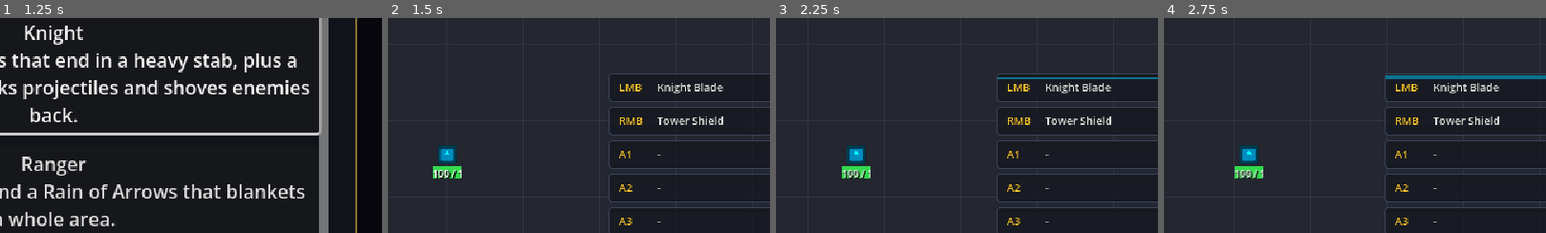
Above: before the commit, frames 1-4 (left to right).
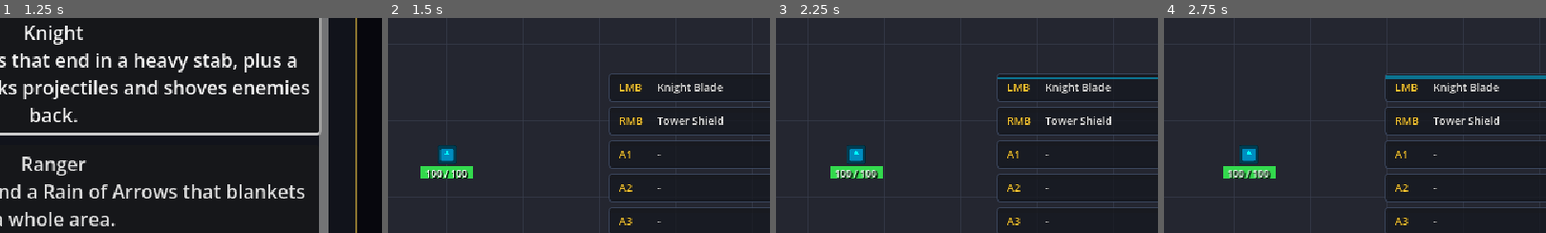
Above: after the commit, the same moments.

Repository: ZiMoar/BKubaj_Godot_Game
Game: Godot game, scene res://src/ui/main_menu.tscn
Two runs of this game, one before a commit and one after it. Both use one fixed random seed, a clock stepped at 60 frames per second and the inputs below. The engine's default icon, where the game draws it, is replaced by a stand-in: a white triangle on a blue panel in a dark square.
Inputs (mouse positions are % of the whole screen's width and height, from its top left):
- Up to frame 1 (1.25 s): click "PLAY" at 0.5 s
- Up to frame 2 (1.5 s): click "Knight Broad combo slashes th…" at 1.25 s
- Up to frame 3 (2.25 s): tap Enter (ui_accept) at 2 s; move the mouse to (72, 45) at 2.02 s; press the mouse at (72, 45) at 2.03 s; hold D (move_right) from 2.03 s (still down)
- Up to frame 4 (2.75 s): keep holding D (move_right); tap Enter (ui_accept) at 2.27, 2.57 s
The pictures show only the part of the screen within x 42-92%, y 18-68%; the shares and areas given below are measured in that part.

Frame 1 is identical in both runs. In frame 2, 0.6% of the frame differs, in the area x 8-23%, y 68-75%; in frame 3, 0.6%, in the area x 14-28%, y 68-75%; in frame 4, 0.6%.

Commit message:
Fix player HP bar text clipping (100/100 read as 100/1)
The player HP bar was only 24px wide, so the '100 / 100' ValueLabel
overflowed and clipped to '100 / 1'. Widened the bar to 44px so the
full 'current / max' text fits legibly.

Diff:
--- a/src/entities/player/player.tscn
+++ b/src/entities/player/player.tscn
@@ -31,9 +31,9 @@
 shape = SubResource("RectangleShape2D_g4v7s")
 
 [node name="HPBar" type="ProgressBar" parent="."]
-offset_left = -12.0
+offset_left = -22.0
 offset_top = 10.0
-offset_right = 12.0
+offset_right = 22.0
 offset_bottom = 20.0
 theme_override_styles/background = SubResource("StyleBoxFlat_player_hp_bg")
 theme_override_styles/fill = SubResource("StyleBoxFlat_player_hp_fill")
